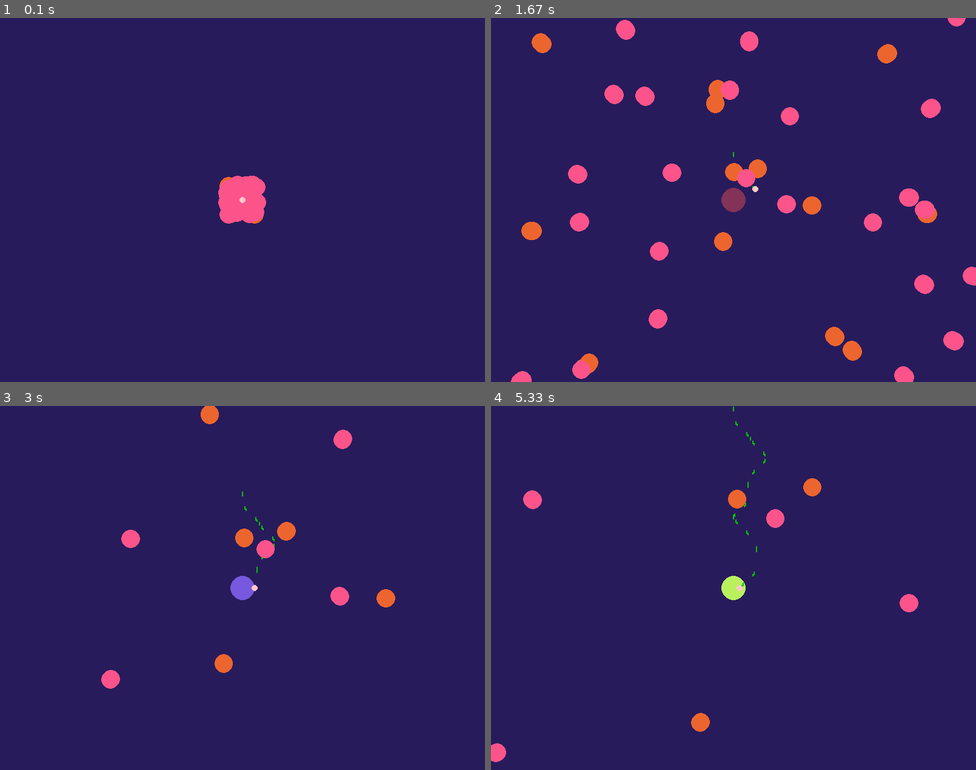
Above: before the commit, frames 1-4 (two rows, left to right).
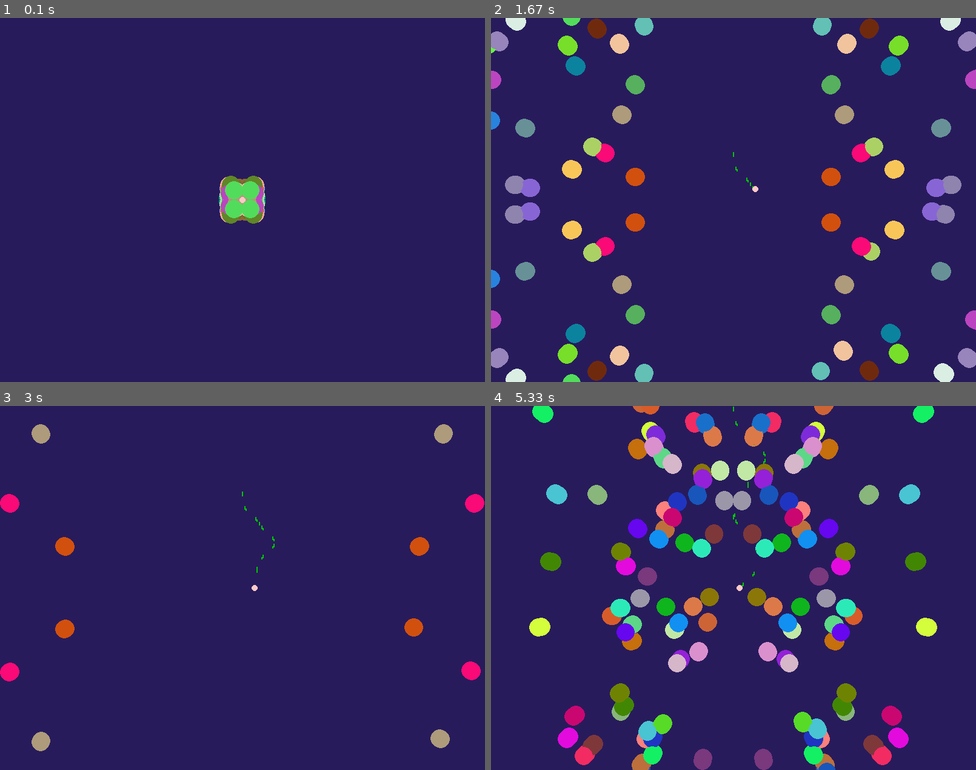
Above: after the commit, the same moments.

Repository: YuryNagorny/Gleb-Yura-PyGame
Game: pygame game, started from main.py
Same seed, same stepped clock (60 frames per second), same inputs: the game is played once before the commit and once after it.
Inputs (mouse positions are in pixels of both pictures, inside the frame that each line leads up to):
- Up to frame 1 (0.1 s): no input
- Up to frame 2 (1.67 s): tap Space at 0.33, 0.73, 1.03, 1.23, 1.57 s; hold D 0.67-1.13 s; move the mouse to (888, 189) at 0.7 s; hold W 1.17-1.47 s; move the mouse to (617, 203) at 1.2 s; hold D from 1.5 s (still down); move the mouse to (583, 145) at 1.53 s
- Up to frame 3 (3 s): tap Space at 1.87, 2.07, 2.37, 2.63, 2.97 s; release D at 1.97 s; hold A 2-2.53 s; move the mouse to (315, 460) at 2.03 s; hold S 2.57-2.87 s; move the mouse to (300, 620) at 2.6 s; hold A from 2.9 s (still down); move the mouse to (252, 464) at 2.93 s
- Up to frame 4 (5.33 s): tap Space at 3.27, 3.4, 3.8, 4.1, 4.47, 4.87, 5.17 s; release A at 3.3 s; hold W 3.33-3.7 s; move the mouse to (558, 577) at 3.37 s; hold D 3.73-4.37 s; move the mouse to (738, 624) at 3.77 s; hold S 4.4-4.77 s; move the mouse to (718, 526) at 4.43 s; hold A 4.8-5.27 s; move the mouse to (859, 646) at 4.83 s; hold D from 5.3 s (still down)

The runs differ from the first frame. In frame 1, 1.1% of the frame differs, in the area x 45-55%, y 43-57%; in frame 2, 16%; in frame 3, 3.6%; in frame 4, 18%, in the area x 0-92%, y 0-100%.

Commit message:
Update main.py

Diff:
--- a/main.py
+++ b/main.py
@@ -4,33 +4,64 @@
 
 
 class Attack:
-    def __init__(self, coord):
-        self.type_ = random.randint(1, 5)
-        self.count_projectiles = 250 // self.type_
+    def __init__(self):
+        radius = {1: 5, 2: 10, 3: 15, 4: 20}
+        self.type_ = random.randint(1, 4)
+        self.geometry = random.randint(1, 4)
         self.projectiles = []
-        for j in range(0, self.count_projectiles, (1, 5, 10, 20, 25, 50)[self.type_]):
-            color = (random.randint(0, 255), random.randint(0, 255), random.randint(0, 255))
-            for i in range(0, j):
-                if self.type_ == 1:
-                    self.projectiles.append(Projectile(coord[0], coord[1], 3, color, i % 2))
-                if self.type_ == 2:
-                    self.projectiles.append(Projectile(coord[0], coord[1], 5, color, i % 2))
-                if self.type_ == 3:
-                    self.projectiles.append(Projectile(coord[0], coord[1], 10, color, i % 2))
-                if self.type_ == 4:
-                    self.projectiles.append(Projectile(coord[0], coord[1], 15, color, i % 2))
-            if self.type_ == 5:
-                self.projectiles.append(Projectile(coord[0], coord[1], 25, color, random.randint(0, 1)))
+        if self.geometry == 1:
+            for _ in range(0, 100 // self.type_):
+                coord = (400, 0)
+                color = (random.randint(0, 255), random.randint(0, 255), random.randint(0, 255))
+                vector = (1, random.randint(20, 500) / 100, random.randint(20, 500) / 100)
+                self.projectiles.append(Projectile(coord[0], coord[1], radius[self.type_], color, 0, vector))
+                self.projectiles.append(Projectile(coord[0], coord[1], radius[self.type_], color, 0, (0, vector[1], vector[-1])))
+        if self.geometry == 2:
+            coord = (400, 300)
+            for _ in range(0, 100 // self.type_):
+                color = (random.randint(0, 255), random.randint(0, 255), random.randint(0, 255))
+                vector = (1, random.randint(20, 500) / 100, random.randint(20, 500) / 100)
+                self.projectiles.append(Projectile(coord[0], coord[1], radius[self.type_], color, 0, vector))
+                self.projectiles.append(Projectile(coord[0], coord[1], radius[self.type_], color, 0, (0, vector[1], vector[-1])))
+                self.projectiles.append(Projectile(coord[0], coord[1], radius[self.type_], color, 1, vector))
+                self.projectiles.append(Projectile(coord[0], coord[1], radius[self.type_], color, 1, (0, vector[1], vector[-1])))
+        if self.geometry == 3:
+                coord = (400, 300)
+                for _ in range(0, 100 // self.type_):
+                    if random.randint(0, 1):
+                        color = (random.randint(0, 255), random.randint(0, 255), random.randint(0, 255))
+                        vector = (1, random.randint(20, 300) / 100, random.randint(20, 500) / 100)
+                        self.projectiles.append(Projectile(coord[0], coord[1], radius[self.type_], color, 0, vector))
+                        self.projectiles.append(Projectile(coord[0], coord[1], radius[self.type_], color, 0, (0, vector[1], vector[-1])))
+                        vector = (1, random.randint(20, 500) / 100, random.randint(20, 500) / 100)
+                        self.projectiles.append(Projectile(coord[0], coord[1], radius[self.type_], color, 1, vector))
+                        self.projectiles.append(Projectile(coord[0], coord[1], radius[self.type_], color, 1, (0, vector[1], vector[-1])))
+                    else:
+                        color = (random.randint(0, 255), random.randint(0, 255), random.randint(0, 255))
+                        vector = (1, random.randint(20, 300) / 100, random.randint(20, 500) / 100)
+                        self.projectiles.append(Projectile(coord[0], coord[1], radius[self.type_], color, 1, vector))
+                        self.projectiles.append(Projectile(coord[0], coord[1], radius[self.type_], color, 1, (0, vector[1], vector[-1])))
+                        vector = (1, random.randint(20, 500) / 100, random.randint(20, 500) / 100)
+                        self.projectiles.append(Projectile(coord[0], coord[1], radius[self.type_], color, 0, vector))
+                        self.projectiles.append(Projectile(coord[0], coord[1], radius[self.type_], color, 0, (0, vector[1], vector[-1])))
+        if self.geometry == 4:
+            coord = (400, 300)
+            for _ in range(0, 100 // self.type_):
+                color = (random.randint(0, 255), random.randint(0, 255), random.randint(0, 255))
+                vector = (1, random.randint(20, 500) / 100, random.randint(20, 500) / 100)
+                self.projectiles.append(Projectile(coord[0], coord[1], radius[self.type_], color, 1, vector))
+                self.projectiles.append(Projectile(coord[0], coord[1], radius[self.type_], color, 1, (0, vector[1], vector[-1])))
+                self.projectiles.append(Projectile(coord[0], coord[1], radius[self.type_], color, 0, vector))
+                self.projectiles.append(Projectile(coord[0], coord[1], radius[self.type_], color, 0, (0, vector[1], vector[-1])))
 
 
 class Projectile:
-    def __init__(self, x, y, r, color, gravity):
+    def __init__(self, x, y, r, color, gravity, vector):
         self.x = x
         self.y = y
+        self.vector = vector
         if gravity:
-            self.v = (random.randint(0, 1), random.randint(0, 500) / 100, random.randint(0, 500) / 100)
-        else:
-            self.v = (random.randint(0, 1), random.randint(0, 500) / 100, random.randint(0, 500) / 100 * -1)
+            self.vector = (self.vector[0], self.vector[1], -self.vector[-1])
         self.r = r
         self.color = color
 
@@ -45,11 +76,11 @@
         return True
 
     def move(self):
-        if self.v[0] == 0:
-            self.x -= self.v[1]
+        if self.vector[0] == 0:
+            self.x -= self.vector[1]
         else:
-            self.x += self.v[1]
-        self.y += self.v[-1]
+            self.x += self.vector[1]
+        self.y += self.vector[-1]
 
 
 class P_bullet:
@@ -112,13 +143,11 @@
         screen = pygame.display.set_mode(size)
         while run:
             stage = 0
-            if len(projectiles) == 0:
-                a = Attack(coord)
+            if len(projectiles) == 0 or times == 300:
+                a = Attack()
                 projectiles = a.projectiles.copy()
-                coord = (random.randint(0, 800), random.randint(0, 600))
             clock = pygame.time.Clock()
             screen.fill(Screen.COLORS['blue'])
-            pygame.draw.circle(screen, (random.randint(0, 255), random.randint(0, 255), random.randint(0, 255)), coord, 20)
             keys = pygame.key.get_pressed()
             for event in pygame.event.get():
                 if event.type == pygame.QUIT:
@@ -144,12 +173,10 @@
                     player.move(0, 2)
                 if len(projectiles) == 0 or times == 300:
                     times = 0
-                    a = Attack(coord)
+                    a = Attack()
                     projectiles = a.projectiles.copy()
-                    coord = (random.randint(0, 800), random.randint(0, 600))
                 clock = pygame.time.Clock()
                 screen.fill(Screen.COLORS['blue'])
-                pygame.draw.circle(screen, (random.randint(0, 255), random.randint(0, 255), random.randint(0, 255)), coord, 20)
                 keys = pygame.key.get_pressed()
                 for event in pygame.event.get():
                     if event.type == pygame.QUIT:
@@ -193,6 +220,7 @@
                 clock.tick(Screen.FPS)
                 if stage < 255:
                     stage += 1
+                times += 1
     else:
         coord = (400, 300)
         run = True
@@ -203,12 +231,10 @@
             stage = 0
             if len(projectiles) == 0 or times == 300:
                 times = 0
-                a = Attack(coord)
+                a = Attack()
                 projectiles = a.projectiles.copy()
-                coord = (random.randint(0, 800), random.randint(0, 600))
             clock = pygame.time.Clock()
             screen.fill(Screen.COLORS['blue'])
-            pygame.draw.circle(screen, (random.randint(0, 255), random.randint(0, 255), random.randint(0, 255)), coord, 20)
             keys = pygame.key.get_pressed()
             for event in pygame.event.get():
                 if event.type == pygame.MOUSEMOTION:
